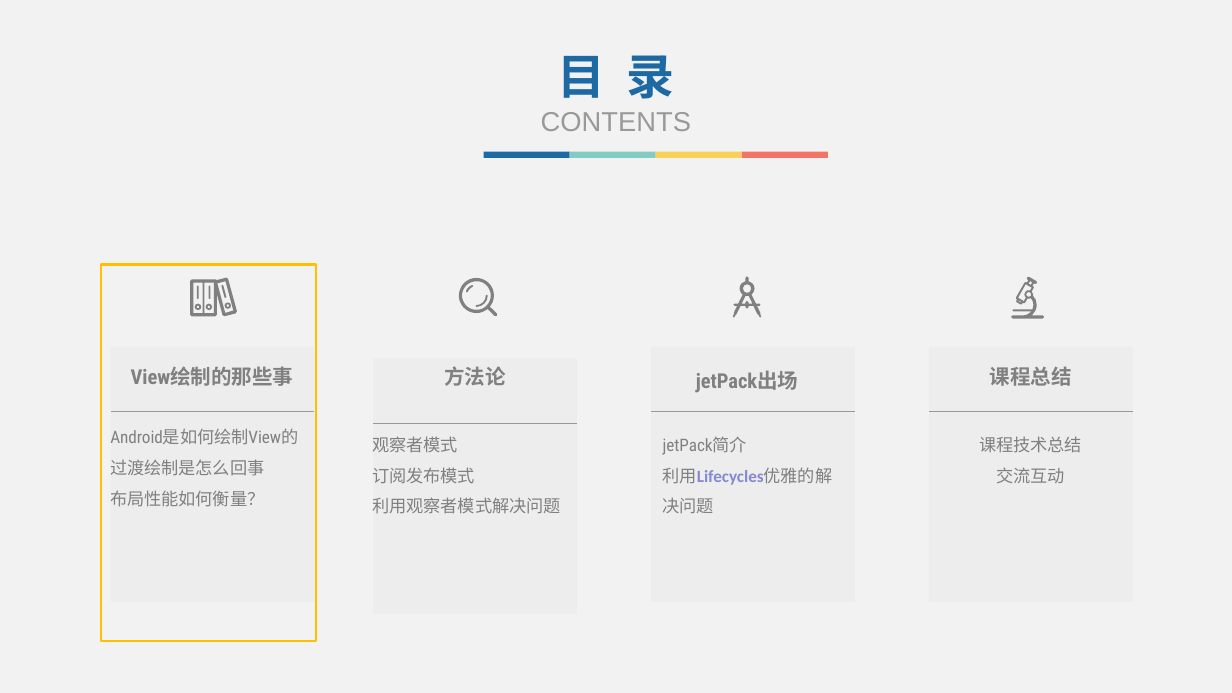
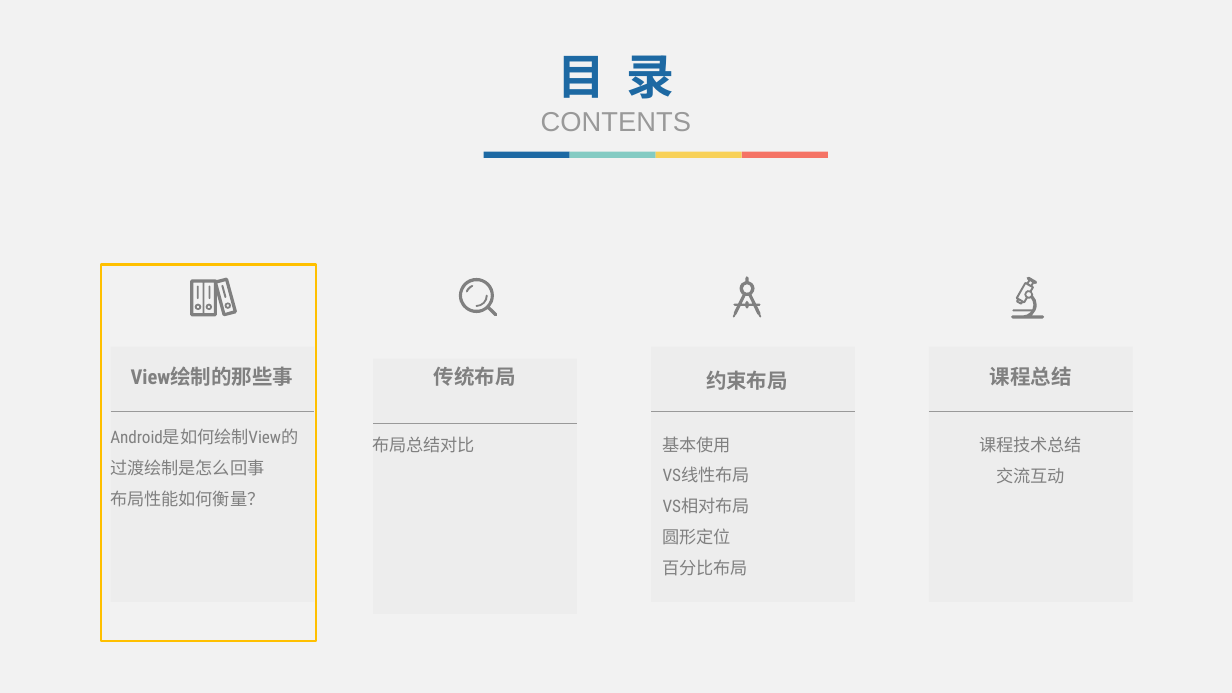
Before and after one commit to fanzhangvip/xiangxue, a slide deck: slide 4 of pre/约束布局.pptx. Drawn at 1232x693 pixels with LibreOffice and Linux fonts; fonts in the diff are those of the drawing. Boxes give left, top, right and bottom in pixels: in the first picture for what was removed or moved away, otherwise in the second. Text is boxed around its words. In the diff, an @@ line names an element or a change of style, - is before the commit and + after.

Commit message:
约束布局课程备课

```diff
--- a/pre/约束布局.pptx
+++ b/pre/约束布局.pptx
@@ text at [434, 366, 516, 386]: text changed @@
-方法论
+传统布局
@@ text at [706, 370, 788, 390]: text changed @@
-jetPack出场
+约束布局
@@ text at [373, 436, 476, 453]: text changed @@
-观察者模式
-订阅发布模式
-利用观察者模式解决问题
+布局总结对比
@@ text at [663, 436, 750, 576]: text changed @@
-jetPack简介
-利用Lifecycles优雅的解决问题
+基本使用
+VS线性布局
+VS相对布局
+圆形定位
+百分比布局
```
Also in this commit, not shown: 4 slides added, 1 slide removed, 34 other files.
